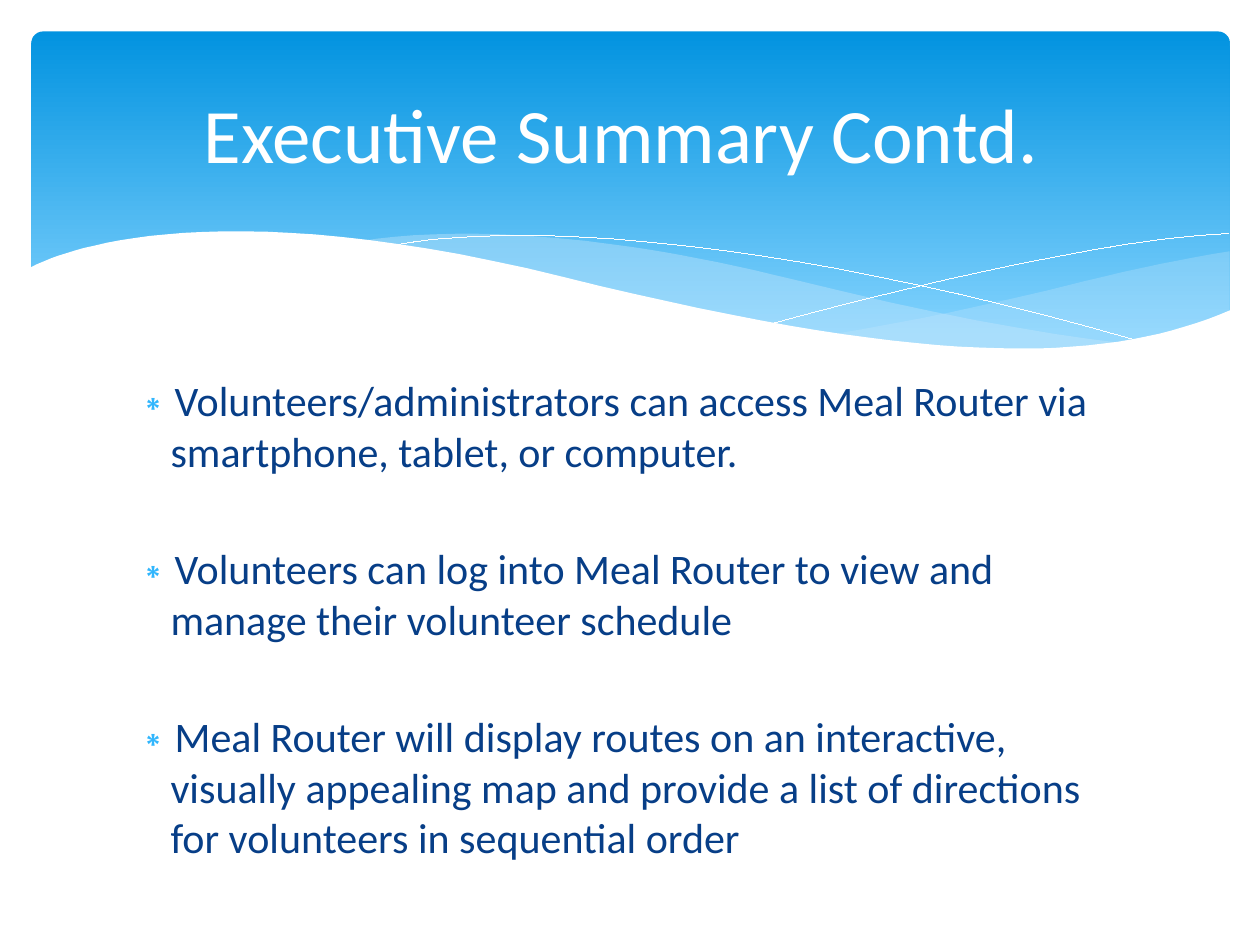
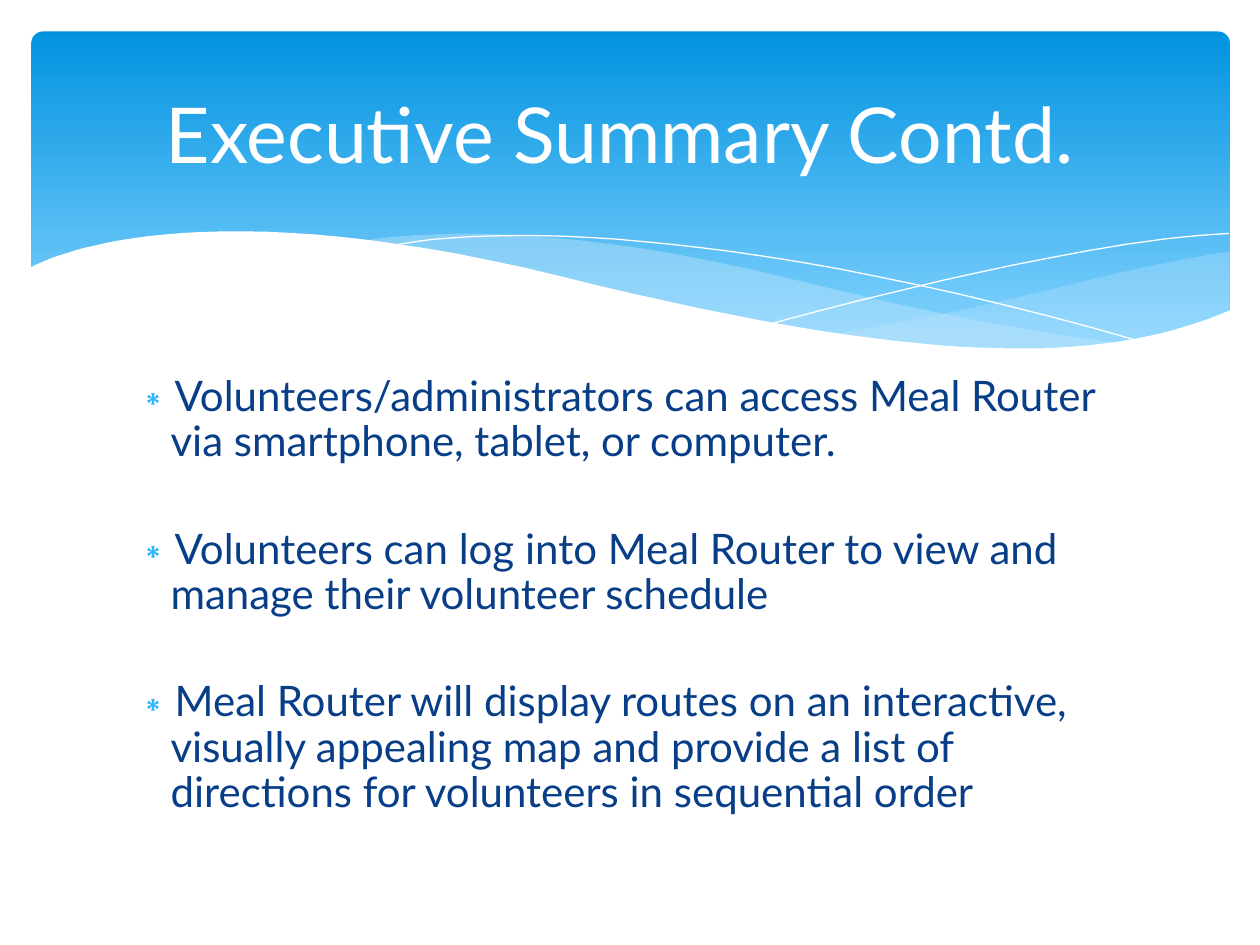
Before and after one commit to mdhomanfau/CEN4010-Project-Group, a slide deck: slide 4 of MealRouter-2.pptx. Drawn at 1260x945 pixels with LibreOffice and Linux fonts; fonts in the diff are those of the drawing. Boxes give left, top, right and bottom in pixels: in the first picture for what was removed or moved away, otherwise in the second. Text is boxed around its words. In the diff, an @@ line names an element or a change of style, - is before the commit and + after.

```diff
--- a/MealRouter-2.pptx
+++ b/MealRouter-2.pptx
@@ rounded rectangle at box(32, 32, 1230, 372): fill gradient #0293E0 to #83D3FE to gradient #0293E0 to #81D2FE @@
@@ title "Executive Summary Contd." at box(166, 106, 1074, 177): font Calibri to Lato @@
@@ freeform shape at box(389, 236, 1143, 343): outline #FFFFFF 0 pt to #FFFFFF 0.75 pt @@
@@ freeform shape at box(772, 233, 1228, 323): outline #FFFFFF 0 pt to #FFFFFF 0.75 pt @@
@@ text "Volunteers/administrators can access Meal Router ..." at box(171, 380, 1096, 815): font Calibri to Lato; line spacing 1 to 0.9; less space between paragraphs @@
```
Also in this commit, not shown: 7 other slides changed, 2 slides added.
